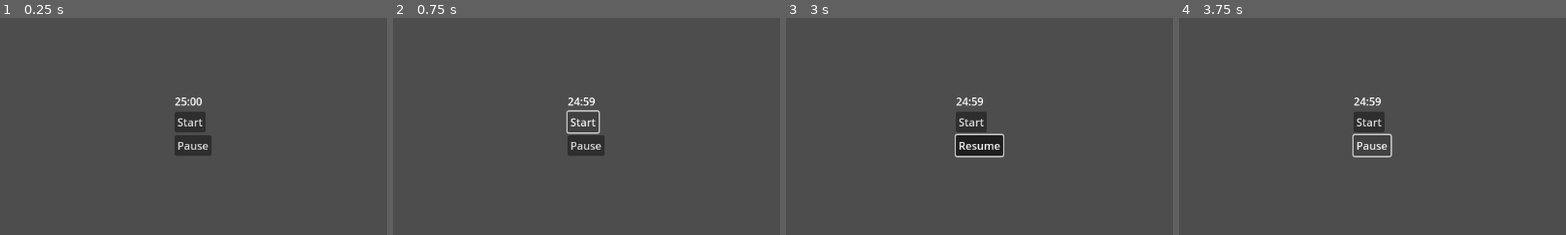
Above: before the commit, frames 1-4 (left to right).
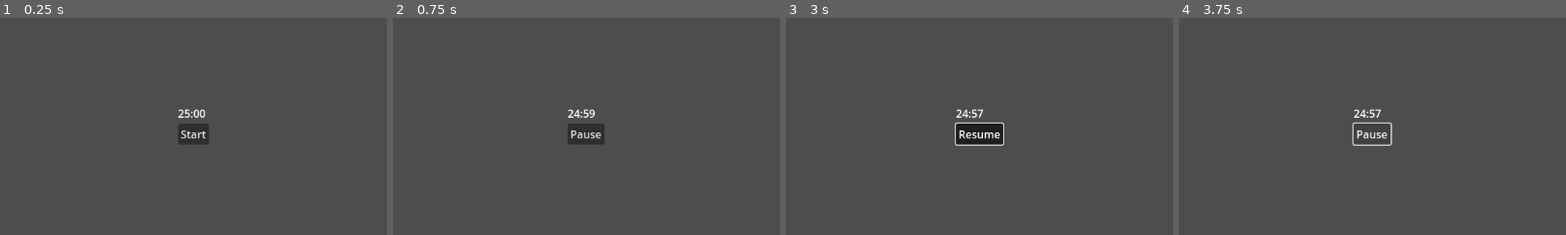
Above: after the commit, the same moments.

Repository: philnewberryls/godotoro
Game: Godot game, scene res://main.tscn
The game is run twice, just before and just after one commit, with the same random seed, the same clock (stepped at 60 frames per second) and the same inputs.
Inputs (mouse positions are % of the whole screen's width and height, from its top left):
- Up to frame 1 (0.25 s): no input
- Up to frame 2 (0.75 s): click "Start" at 0.5 s
- Up to frame 3 (3 s): click (50, 49) at 1.25 s, where only the run before the commit has a clickable "Start"; click (50, 49) at 2 s, where only the run before the commit has a clickable "Start"; click "Pause" at 2.75 s
- Up to frame 4 (3.75 s): click "Resume" at 3.5 s
The pictures show only the part of the screen within x 25-75%, y 25-75%; the shares and areas given below are measured in that part.

The runs differ from the first frame. In frame 1, 1.4% of the frame differs, in the area x 45-55%, y 36-64%; in frame 2, 1.3%; in frame 3, 1.9%, in the area x 43-57%, y 36-65%; in frame 4, 1.2%.

Commit message:
Hiding buttons where appropriate

Diff:
--- a/main.gd
+++ b/main.gd
@@ -20,7 +20,7 @@
 
 func _on_active_timer_timeout():
 	audio_player.play(0.0)
-	timer_interface.alert_timer_finished()
+	timer_interface.announce_timer_finished()
 
 
 func _start_timer():
--- a/timer_interface/timer_interface.gd
+++ b/timer_interface/timer_interface.gd
@@ -1,14 +1,31 @@
 extends CenterContainer
 class_name TimerInterface
+
+enum button_display_states{
+	TIMER_STOPPED,
+	TIMER_IN_PROGRESS
+}
 
 signal start_button_pressed()
 signal timer_pause_requested()
 signal timer_resume_requested()
 
 @export var timer_display: Label
+@export var timer_stopped_buttons: HBoxContainer
+@export var timer_in_progress_buttons: HBoxContainer
+
 
 func _on_start_button_button_up():
 	start_button_pressed.emit()
+	_switch_displayed_buttons(button_display_states.TIMER_IN_PROGRESS)
+
+
+func _on_pause_resume_button_timer_pause_requested():
+	timer_pause_requested.emit()
+
+
+func _on_pause_resume_button_timer_resume_requested():
+	timer_resume_requested.emit()
 
 
 func update_timer_display(time_left: float):
@@ -19,13 +36,17 @@
 	timer_display.text = time_to_display
 
 
-func alert_timer_finished():
+func announce_timer_finished():
 	pass
 
 
-func _on_pause_resume_button_timer_pause_requested():
-	timer_pause_requested.emit()
-
-
-func _on_pause_resume_button_timer_resume_requested():
-	timer_resume_requested.emit()
+func _switch_displayed_buttons(state_to_switch_to: button_display_states):
+	match state_to_switch_to:
+		button_display_states.TIMER_STOPPED:
+			timer_in_progress_buttons.hide()
+			timer_stopped_buttons.show()
+		button_display_states.TIMER_IN_PROGRESS:
+			timer_stopped_buttons.hide()
+			timer_in_progress_buttons.show()
+		_:
+			printerr("Invalid state switch request given!")
--- a/timer_interface/timer_interface.tscn
+++ b/timer_interface/timer_interface.tscn
@@ -4,7 +4,7 @@
 [ext_resource type="Script" path="res://timer_interface/timer_interface.gd" id="2_2vjti"]
 [ext_resource type="Script" path="res://timer_interface/PauseResumeButton.gd" id="3_autak"]
 
-[node name="TimerInterface" type="CenterContainer" node_paths=PackedStringArray("timer_display")]
+[node name="TimerInterface" type="CenterContainer" node_paths=PackedStringArray("timer_display", "timer_stopped_buttons", "timer_in_progress_buttons")]
 anchors_preset = 15
 anchor_right = 1.0
 anchor_bottom = 1.0
@@ -13,6 +13,8 @@
 theme = ExtResource("1_kawb5")
 script = ExtResource("2_2vjti")
 timer_display = NodePath("VBoxContainer/TimerDisplay")
+timer_stopped_buttons = NodePath("VBoxContainer/StoppedButtons")
+timer_in_progress_buttons = NodePath("VBoxContainer/InProgressButtons")
 
 [node name="VBoxContainer" type="VBoxContainer" parent="."]
 layout_mode = 2
@@ -29,6 +31,7 @@
 text = "Start"
 
 [node name="InProgressButtons" type="HBoxContainer" parent="VBoxContainer"]
+visible = false
 layout_mode = 2
 
 [node name="PauseResumeButton" type="Button" parent="VBoxContainer/InProgressButtons"]
